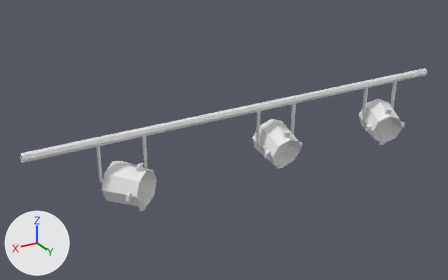
A saved change to the glTF model assets/stage_lightstrip/SM_Stage_LightStrip.glb.
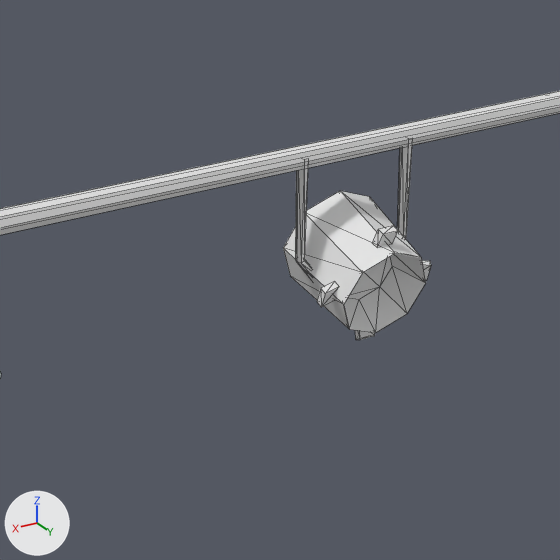
There are two pictures of each version: one whole from a 50 mm lens placed at (7.13, 9.88, 5.22), pointed at (0.94, -0.44, 0.07), one close up on the part from 35% to 77% of the width and 19% to 87% of the height. Arrows for +X, +Y and +Z are at lower left; the lights stay in place. The close-ups show mesh edges as thin lines. Vertices at the same position are counted once.

The first close-up shows 'SM_Stage_LightStrip'.
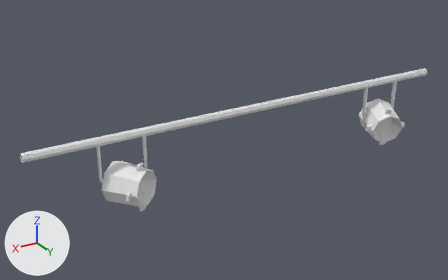
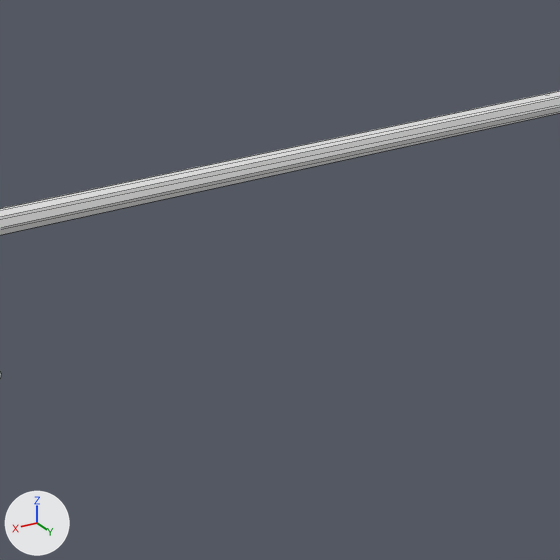
Edits to the bpy script that builds the scene:
```text
Change me_cylinder:
    used by ob_sm_stage_lightstrip; location = (0.0, 0.0, 0.0)
    remove me_cylinder.from_pydata(...)  # 292 vertices, 472 faces; spans x -4.65..5.13, y -0.58..0.53, z -0.7..0.84
    add me_cylinder.from_pydata(...)  # 200 vertices, 320 faces; spans x -4.65..5.13, y -0.58..0.53, z -0.7..0.84
    me_cylinder part 1: 6 loose pieces with 92 vertices, spanning x -0.68..0.31, y -0.54..0.37, z -0.68..0.76, are deleted
```

Boxes (x1, y1, x2, y2) around the edits, measured in the close-ups (560 x 560 px):
part 1 of me_cylinder, deleted: before (283, 140, 431, 340)
